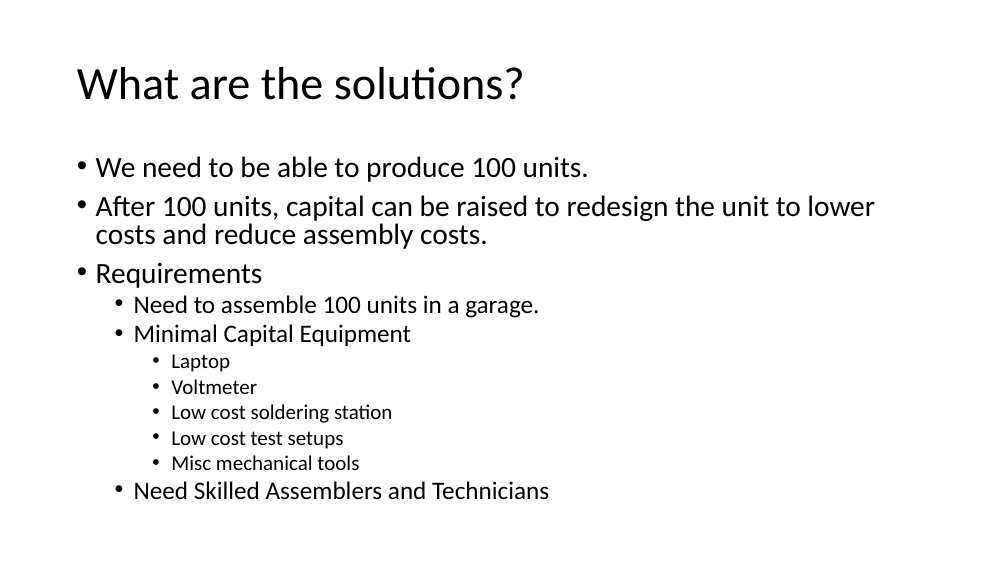
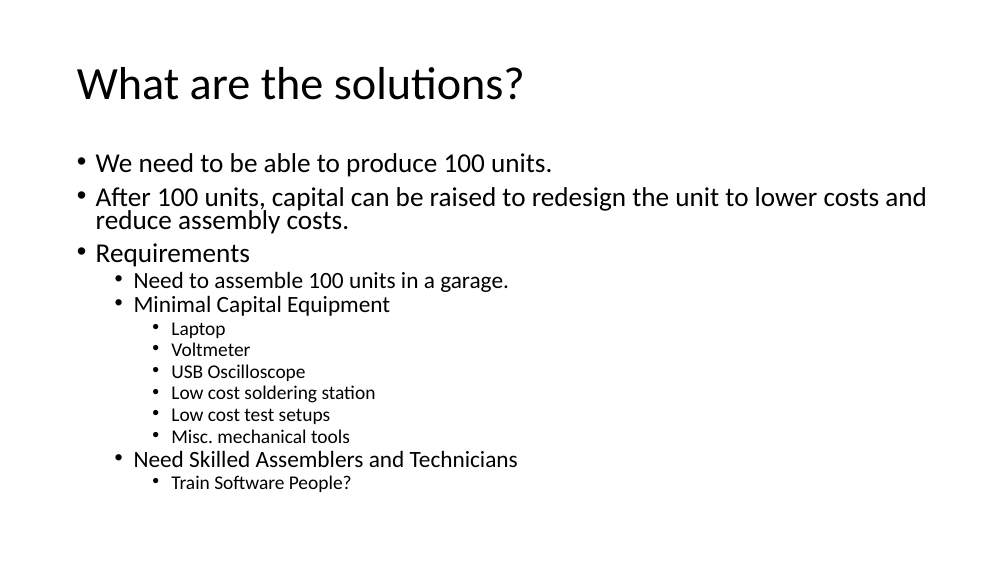
Before and after one commit to NanoDataCenter/nano_data_center, a slide deck: slide 4 of presentations/session_1/Embedded Track #1.pptx. Drawn at 1008x567 pixels with LibreOffice and Linux fonts; fonts in the diff are those of the drawing. Boxes give left, top, right and bottom in pixels: in the first picture for what was removed or moved away, otherwise in the second. Text is boxed around its words. In the diff, an @@ line names an element or a change of style, - is before the commit and + after.

```diff
--- a/presentations/session_1/Embedded Track #1.pptx
+++ b/presentations/session_1/Embedded Track #1.pptx
@@ text at (96,153,927,467): size 28 to 25.9 pt in "We need to be able to produce ...", "After 100 units, capital can be raised ...", "Requirements"; size 24 to 22.2 pt in "Need to assemble 100 units in a ...", "Minimal Capital Equipment", "Need Skilled Assemblers and Technicians"; size 20 to 18.5 pt in "Laptop", "Voltmeter", "Low cost soldering station", "Low cost test setups"; line spacing 0.8 to 0.7 @@
@@ text at (171,364,306,381): paragraph added @@
+    • USB Oscilloscope
@@ text at (171,429,350,443): text changed; size 20 to 18.5 pt @@
-    • Misc mechanical tools
+    • Misc. mechanical tools
@@ text at (171,475,352,492): paragraph added @@
+    • Train Software People?
```
Also in this commit, not shown: 6 other slides changed, 3 other files.
